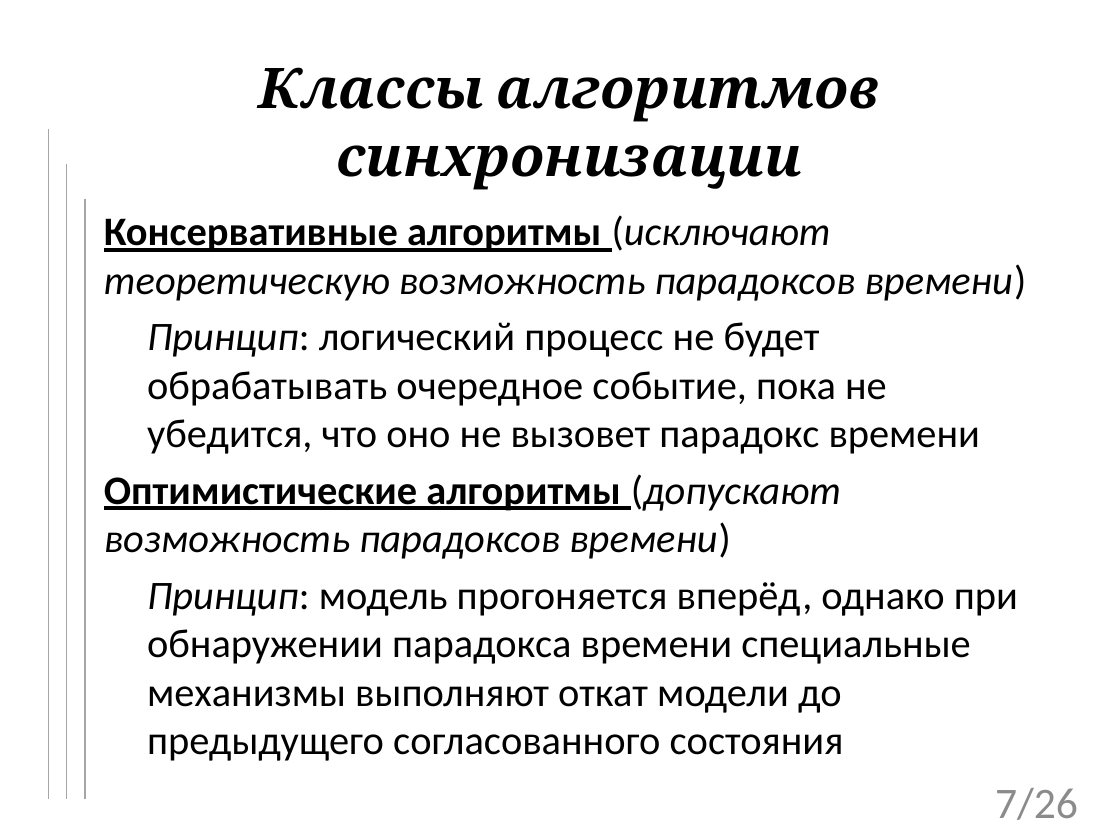
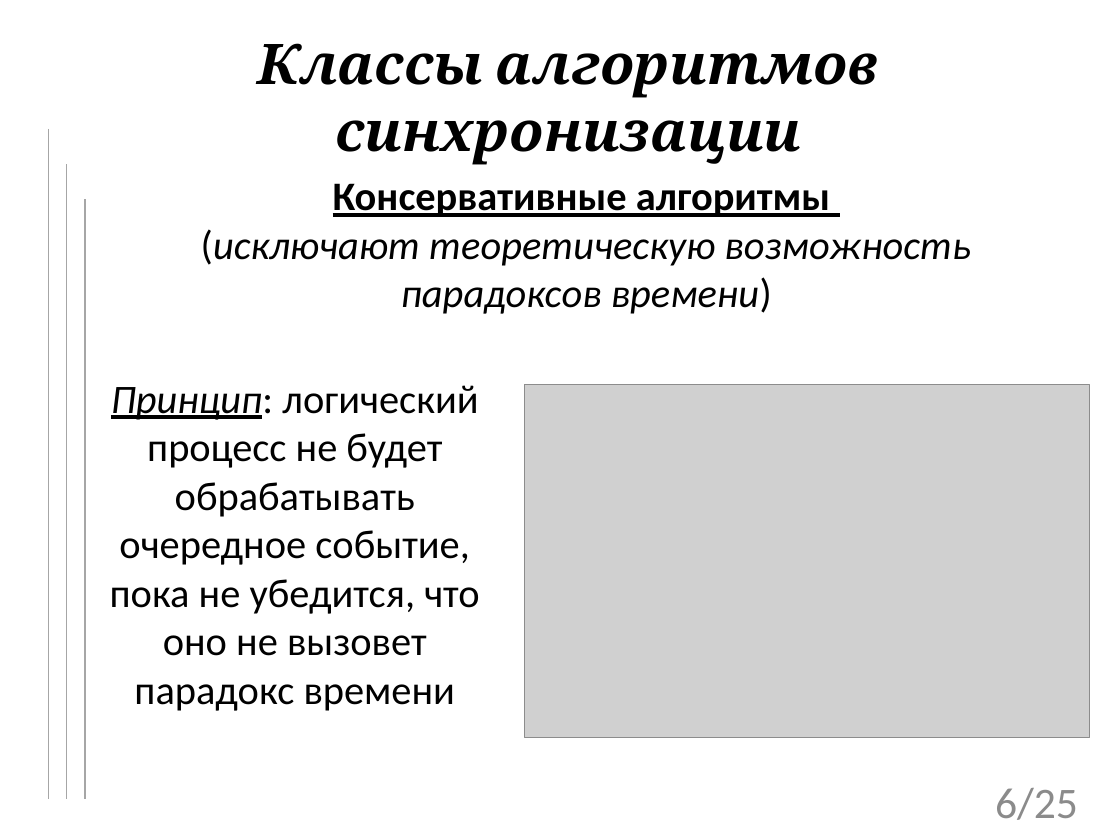
Before and after one commit to tom-trix/SynchAlgorithms, a slide deck: slide 6 of text/Mitrakov.pptx (slide 7 before the commit). Drawn at 1120x840 pixels with LibreOffice and Linux fonts; fonts in the diff are those of the drawing; grey boxes stand for pictures; background and template pictures are left out. Boxes give left, top, right and bottom in pixels: in the first picture for what was removed or moved away, otherwise in the second. Text is boxed around its words. In the diff, an @@ line names an element or a change of style, - is before the commit and + after.

```diff
--- a/text/Mitrakov.pptx
+++ b/text/Mitrakov.pptx
@@ title "Классы алгоритмов синхронизации": place and size @@
-title "Классы алгоритмов синхронизации" at box(259, 67, 880, 190)
+title "Классы алгоритмов синхронизации" at box(258, 43, 880, 165)
@@ text added at box(201, 183, 971, 314), 26 pt, text #000000, italic @@
+Консервативные алгоритмы
+(исключают теоретическую возможность парадоксов времени)
@@ subtitle at box(104, 215, 1027, 301): paragraph removed @@
-Консервативные алгоритмы (исключают теоретическую возможность парадоксов времени)
@@ subtitle "Принцип: логический процесс не будет ...": place and size @@
-subtitle "Принцип: логический процесс не будет ..." at box(104, 215, 1027, 761)
+subtitle "Принцип: логический процесс не будет ..." at box(110, 385, 479, 711)
@@ subtitle "Принцип: логический процесс не будет ..." at box(110, 385, 479, 711): underline on in "Принцип:"; alignment left to centre @@
@@ picture added at box(525, 385, 1090, 738) @@
@@ subtitle at box(104, 474, 1018, 761): paragraphs removed @@
-Оптимистические алгоритмы (допускают возможность парадоксов времени)
-Принцип: модель прогоняется вперёд, однако при обнаружении парадокса времени специальные механизмы выполняют откат модели до предыдущего согласованного состояния
@@ page number at box(995, 788, 1078, 820): text changed @@
-7/26
+6/25
```
Also in this commit, not shown: 3 other slides changed, 1 slide added, 2 slides removed, 1 other file.
